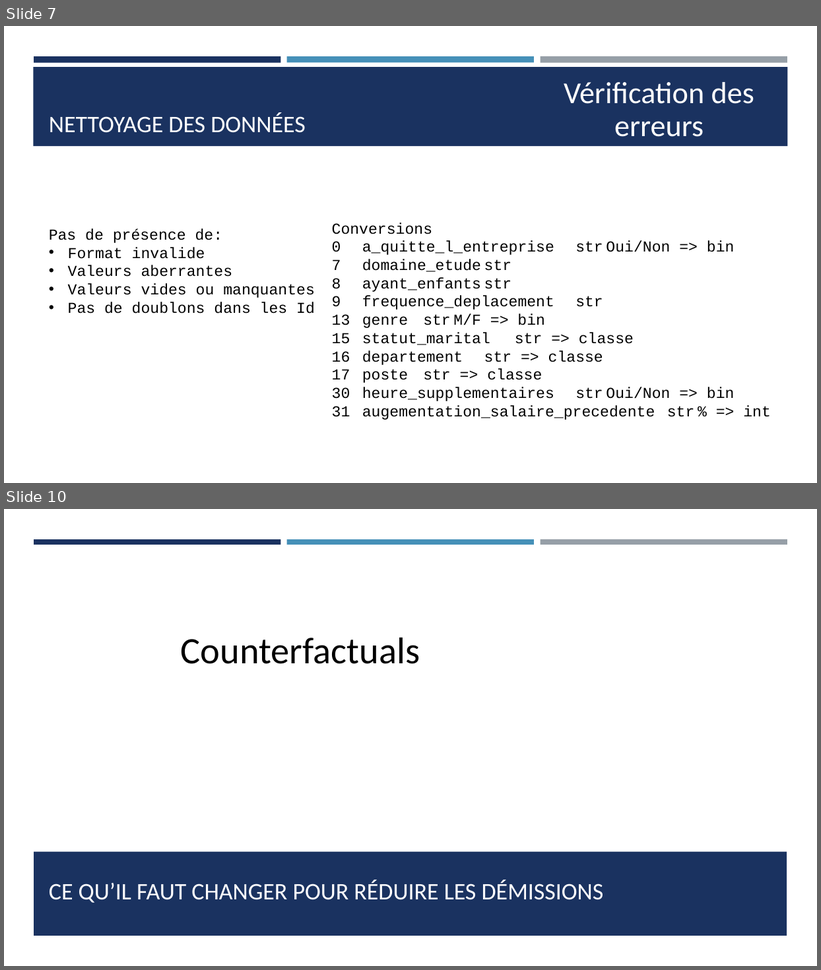
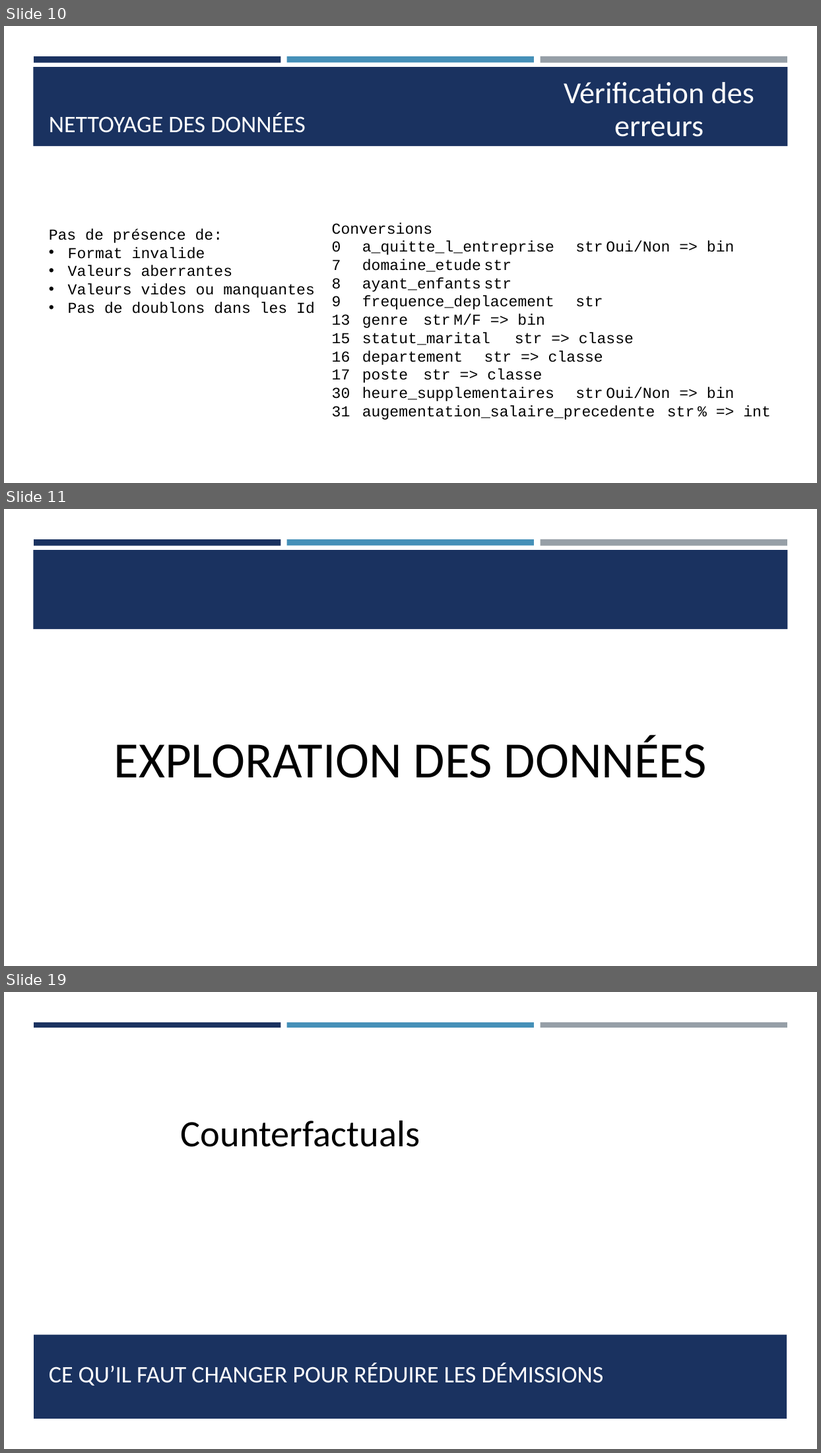
Before and after one commit to Ace4teaM/OCR-NovaTech, a slide deck: Presentation.pptx. Shown one above the other, each under a label of ours: slides 7 and 10 before the commit, slides 10, 11 and 19 after it; the slides between them are not shown. The pictures are 821x970 and 821x1453 pixels, drawn with LibreOffice and Linux fonts; fonts in the diff are those of the drawing. Boxes give left, top, right and bottom in pixels: in the first picture for what was removed or moved away, otherwise in the second. Text is boxed around its words. In the diff, an @@ line names an element or a change of style, - is before the commit and + after.

Commit message:
Renforce l'exploration des données

```diff
--- a/Presentation.pptx
+++ b/Presentation.pptx
@@ slide 11 added at (4, 509, 817, 966), background #FFFFFF; not listed: 4 template elements that a slide beside it also shows @@
@@ title added at (114, 735, 708, 778), 60 pt, text #000000 @@
+EXPLORATION DES DONNÉES
@@ what was slide 7 is now slide 10 @@
@@ what was slide 10 is now slide 19 @@
```
Also in this commit, not shown: 2 slides changed, 9 other slides added, 1 slide removed, 4 other files.
